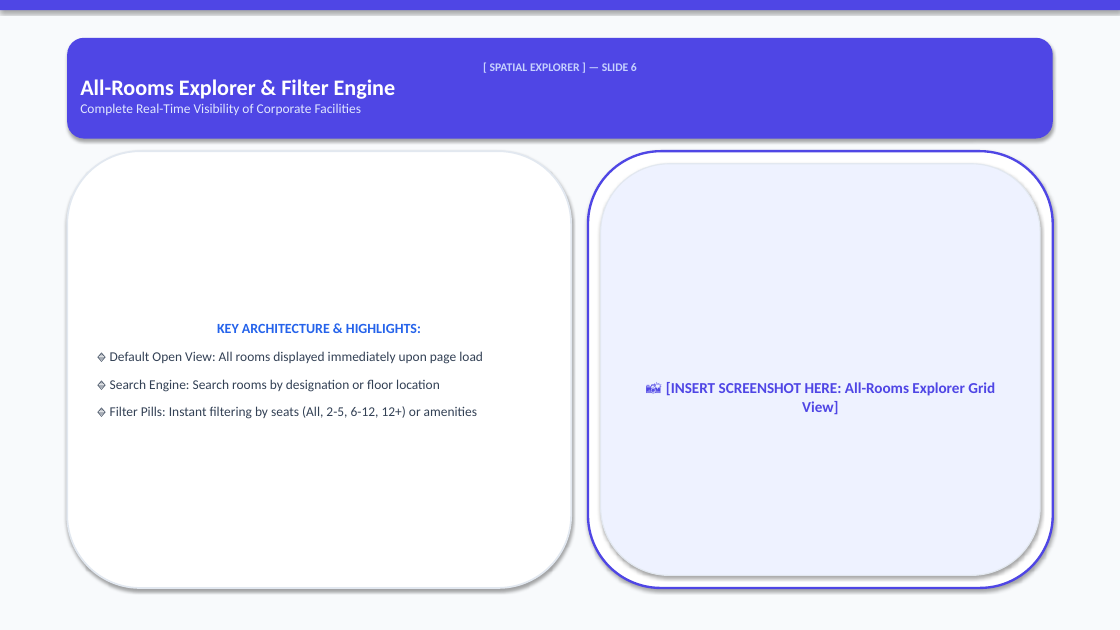
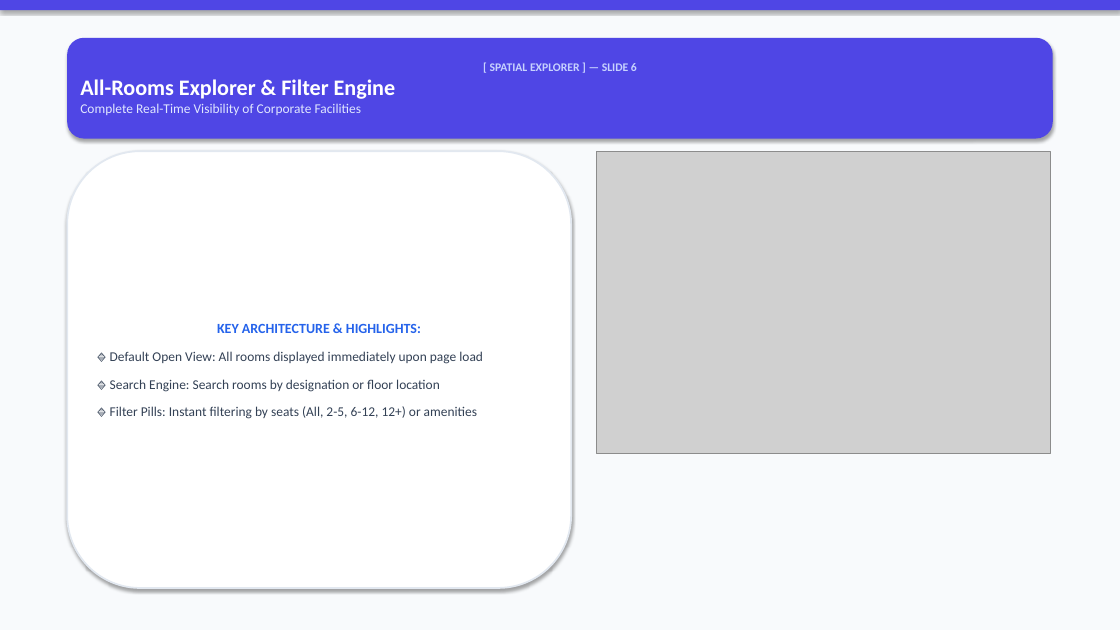
Before and after one commit to VishalMishraCSE/meeting-room-booking-system, a slide deck: slide 6 of document/PRESENTATION_DECK_SLIDES.pptx. Drawn at 1120x630 pixels with LibreOffice and Linux fonts; fonts in the diff are those of the drawing; grey boxes stand for pictures. Boxes give left, top, right and bottom in pixels: in the first picture for what was removed or moved away, otherwise in the second. Text is boxed around its words. In the diff, an @@ line names an element or a change of style, - is before the commit and + after.

Commit message:
docs: generate visual graphic cards and attach images directly onto EVERY slide (Slides 1-18) in PowerPoint deck

```diff
--- a/document/PRESENTATION_DECK_SLIDES.pptx
+++ b/document/PRESENTATION_DECK_SLIDES.pptx
@@ rounded rectangle removed at (588,151,1053,588) @@
@@ picture added at (597,151,1050,454) @@
@@ rounded rectangle removed at (601,164,1040,576) @@
-📸 [INSERT SCREENSHOT HERE: All-Rooms Explorer Grid View]
```
Also in this commit, not shown: 17 other slides changed, 17 other files.
